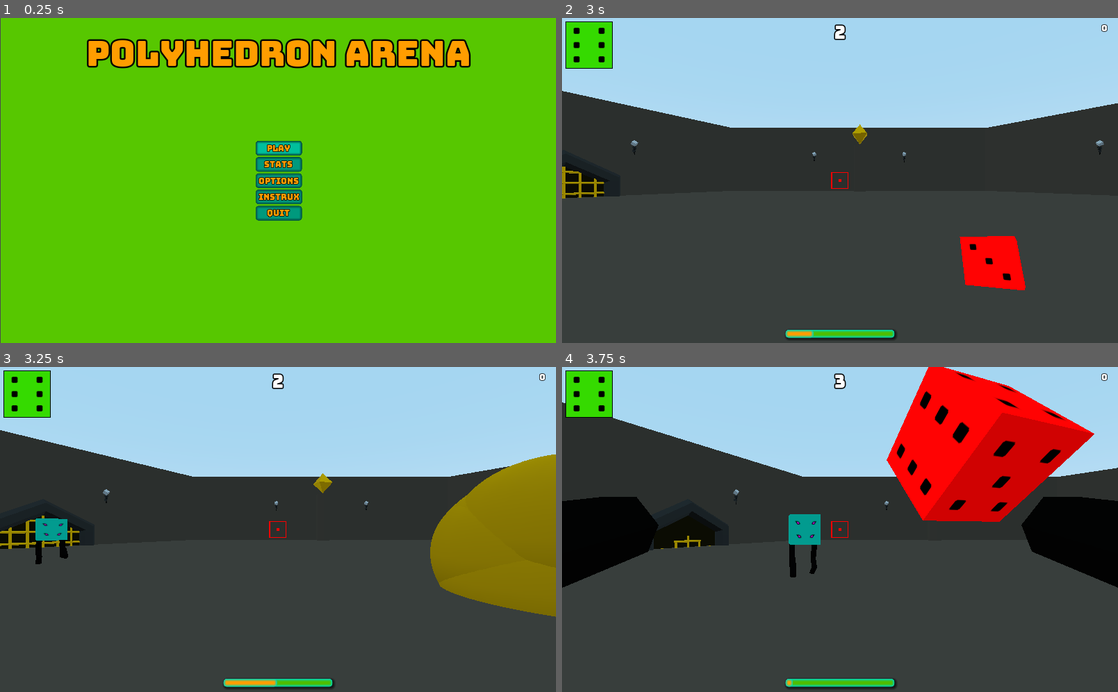
Above: before the commit, frames 1-4 (two rows, left to right).
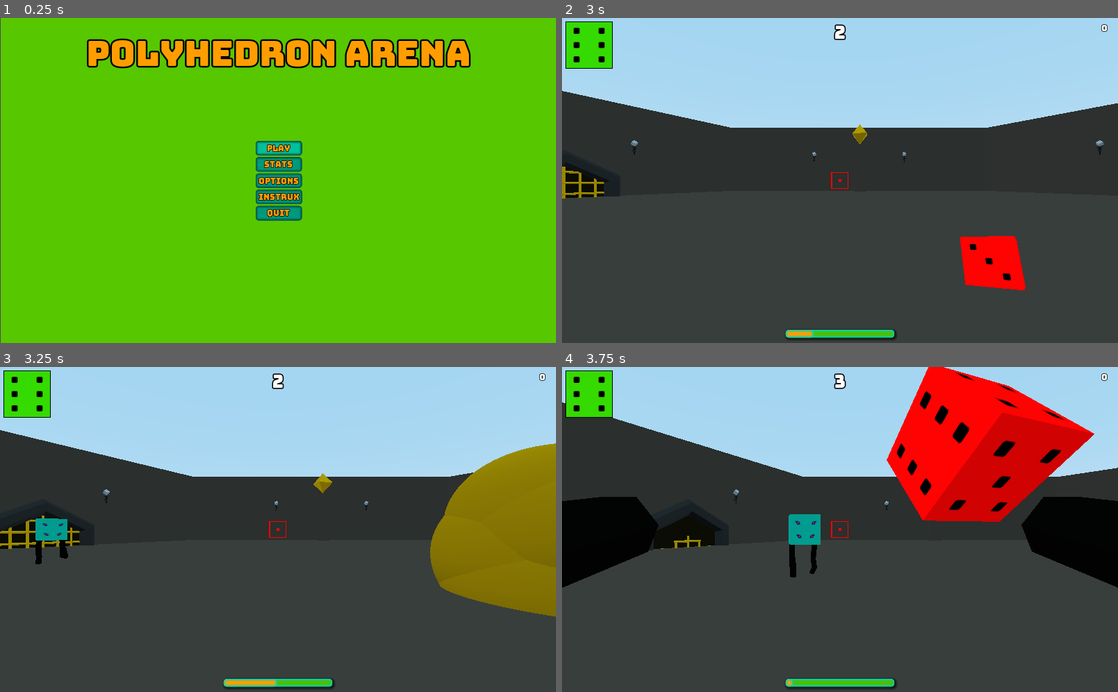
Above: after the commit, the same moments.

Repository: the-alex-g/PolyhedralArena
Game: Godot game, scene res://Menu/MainMenu.tscn
Two runs of this game, one before a commit and one after it. Both use one fixed random seed, a clock stepped at 60 frames per second and the inputs below.
Inputs:
- Up to frame 1 (0.25 s): no input
- Up to frame 2 (3 s): click "Play" at 0.5 s; tap Enter at 1.25 s; hold Space (throw) 1.28-2.03 s; hold W (forward) 1.28-2.78 s; tap Space (throw) at 2.1 s; hold A (left) from 2.78 s (still down); hold Space (throw) from 2.78 s (still down)
- Up to frame 3 (3.25 s): keep holding A (left); keep holding Space (throw)
- Up to frame 4 (3.75 s): keep holding A (left); release Space (throw) at 3.53 s; tap Space (throw) at 3.6 s

Frames 1-2 are identical in both runs. In frame 3, 0.8% of the frame differs, in the area x 79-100%, y 23-46%; in frame 4, nothing differs.

Commit message:
Alter mixing

Diff:
--- a/project/Main/Main.tscn
+++ b/project/Main/Main.tscn
@@ -82,7 +82,6 @@
 
 [node name="MainLoop" type="AudioStreamPlayer" parent="."]
 stream = ExtResource( 7 )
-volume_db = -6.0
 autoplay = true
 bus = "Music"
 
--- a/project/SFX/Bus.tres
+++ b/project/SFX/Bus.tres
@@ -5,11 +5,11 @@
 bus/1/solo = false
 bus/1/mute = false
 bus/1/bypass_fx = false
-bus/1/volume_db = 0.0
+bus/1/volume_db = -5.32994
 bus/1/send = "Master"
 bus/2/name = "SFX"
 bus/2/solo = false
 bus/2/mute = false
 bus/2/bypass_fx = false
-bus/2/volume_db = 0.0
+bus/2/volume_db = 3.63801
 bus/2/send = "Master"
